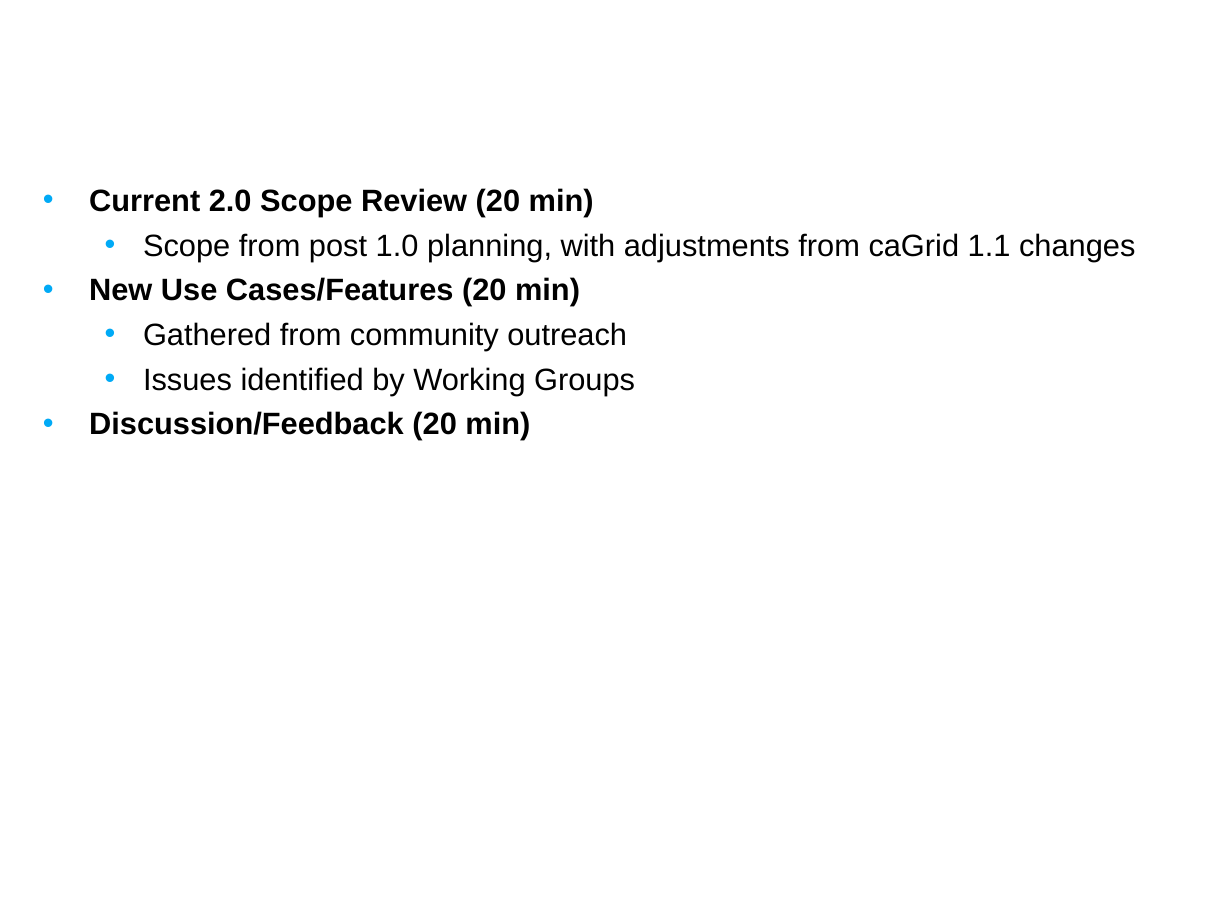
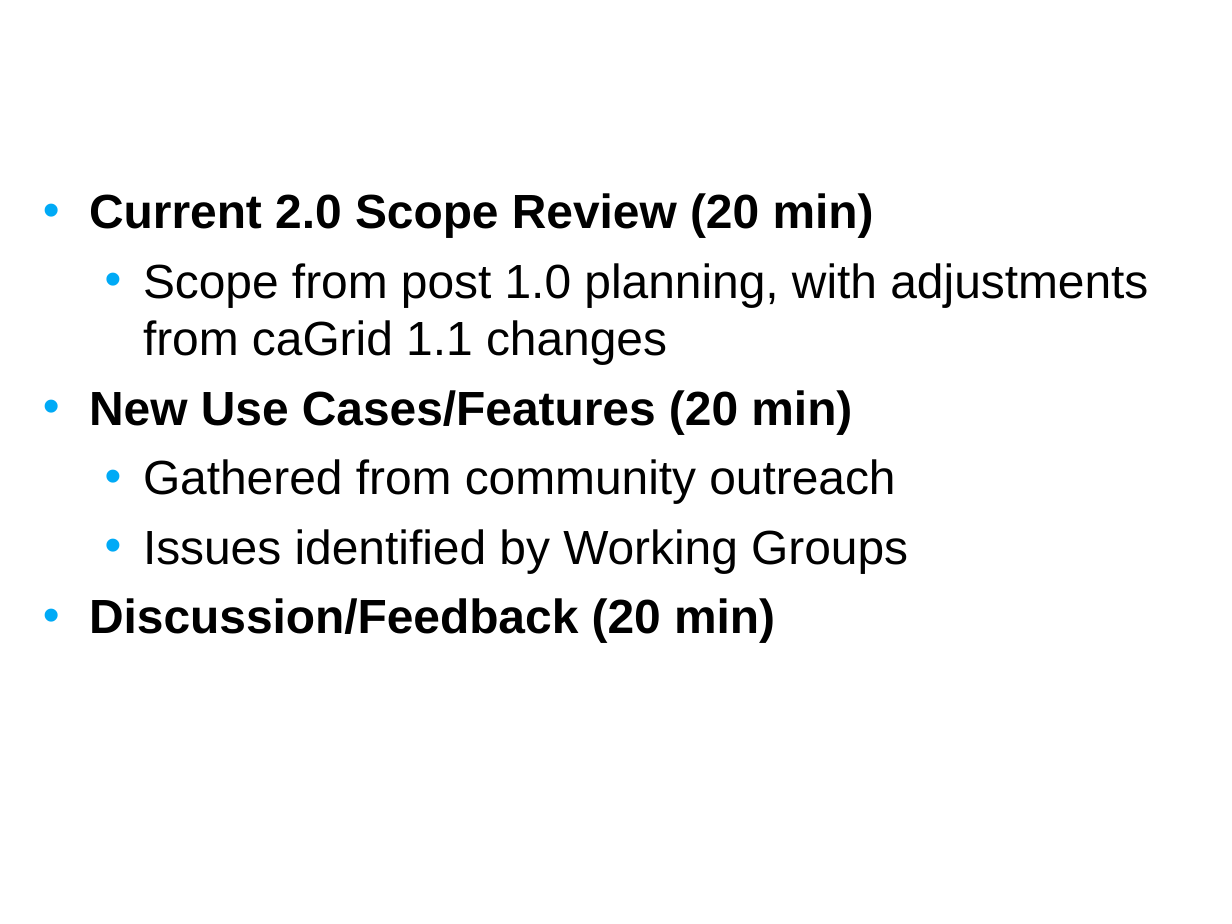
Before and after one commit to NCIP/cagrid-portal, a slide deck: slide 2 of cagrid-1-0/Documentation/presentations/200708_VCDE_ARCH/20070806_Day1_Future_Planning.ppt. Drawn at 1232x924 pixels with LibreOffice and Linux fonts; fonts in the diff are those of the drawing; background and template pictures are left out. Boxes give left, top, right and bottom in pixels: in the first picture for what was removed or moved away, otherwise in the second. Text is boxed around its words. In the diff, an @@ line names an element or a change of style, - is before the commit and + after.

```diff
--- a/cagrid-1-0/Documentation/presentations/200708_VCDE_ARCH/20070806_Day1_Future_Planning.ppt
+++ b/cagrid-1-0/Documentation/presentations/200708_VCDE_ARCH/20070806_Day1_Future_Planning.ppt
@@ text "Current 2.0 Scope Review (20 ..." at (89, 193, 1148, 642): size 18 to 28 pt; more space between paragraphs @@
```
Also in this commit, not shown: 2 other slides changed, 21 slides added, 6 slides removed.
